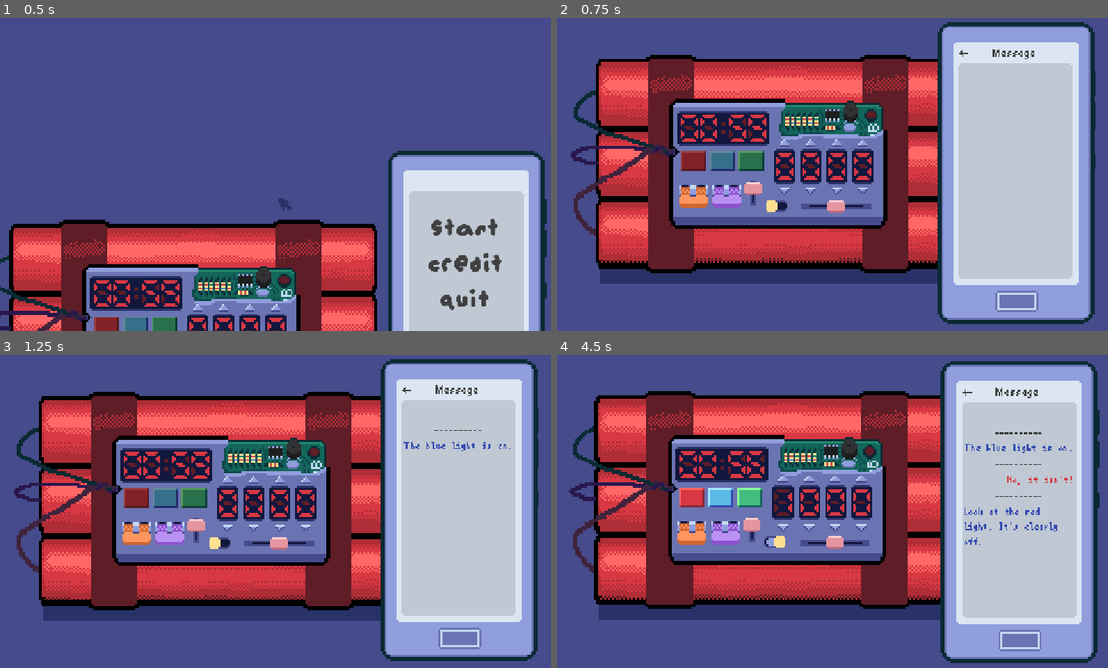
Above: before the commit, frames 1-4 (two rows, left to right).
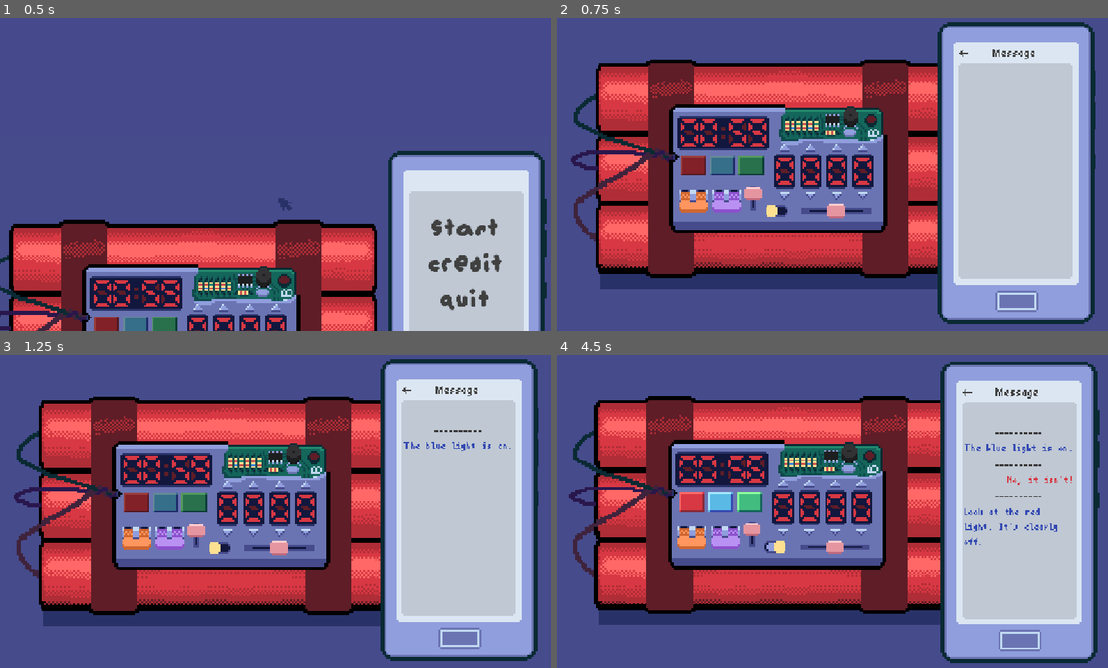
Above: after the commit, the same moments.

Repository: Mr-Excoem/brackeys-jam-2026-2
Game: Godot game, scene res://main.tscn
Two runs of this game, one before a commit and one after it. Both use one fixed random seed, a clock stepped at 60 frames per second and the inputs below.
Inputs (mouse positions are in pixels of both pictures, inside the frame that each line leads up to; where the layout moved, square brackets give the same spot in the first picture):
- Up to frame 1 (0.5 s): no input
- Up to frame 2 (0.75 s): click "START" at 0.5 s
- Up to frame 3 (1.25 s): no input
- Up to frame 4 (4.5 s): click (694, 502) [694, 498] at 1.25 s; click (749, 502) [749, 495] at 2 s; click (722, 502) [722, 498] at 2.75 s; click (777, 542) at 3.52 s; click (782, 480) at 4.27 s

Frame 1 is identical in both runs. In frame 2, 21% of the frame differs, in the area x 2-70%, y 11-87%; in frame 3, 21%; in frame 4, 22%, in the area x 2-97%, y 2-94%.

Commit message:
Added more sound effect

Diff:
--- a/brackeys-2026/bomb_scenes/bomb.tscn
+++ b/brackeys-2026/bomb_scenes/bomb.tscn
@@ -132,6 +132,7 @@
 stream = ExtResource("16_8kqfw")
 volume_db = 24.0
 attenuation = 5.291263
+bus = &"Reverb"
 
 [connection signal="state_changed" from="DigitalInput/NumberInput" to="DigitalInput" method="_on_number_state_changed"]
 [connection signal="state_changed" from="DigitalInput/NumberInput2" to="DigitalInput" method="_on_number_state_changed"]
--- a/brackeys-2026/bomb_scenes/color_button.gd
+++ b/brackeys-2026/bomb_scenes/color_button.gd
@@ -14,3 +14,4 @@
 		modulate = Color.WHITE.lightened(0.4)
 		on = true
 	state_changed.emit(on)
+	$AudioStreamPlayer.play()
--- a/brackeys-2026/bomb_scenes/color_button.tscn
+++ b/brackeys-2026/bomb_scenes/color_button.tscn
@@ -3,6 +3,7 @@
 [ext_resource type="Texture2D" uid="uid://dio7ba5ilwctm" path="res://assets/button_red.png" id="1_vbtyy"]
 [ext_resource type="Texture2D" uid="uid://caxwk1he0hhie" path="res://assets/button_red_pressed.png" id="2_w3wdi"]
 [ext_resource type="Script" uid="uid://dgugd605volh5" path="res://bomb_scenes/color_button.gd" id="3_w3wdi"]
+[ext_resource type="AudioStream" uid="uid://dt22megweidwu" path="res://assets/button_toggle.ogg" id="4_t67fo"]
 
 [node name="ColorButton" type="TextureButton" unique_id=1803010091]
 modulate = Color(0.7977378, 0.7977378, 0.7977378, 1)
@@ -14,4 +15,9 @@
 texture_pressed = ExtResource("2_w3wdi")
 script = ExtResource("3_w3wdi")
 
+[node name="AudioStreamPlayer" type="AudioStreamPlayer" parent="." unique_id=592975380]
+stream = ExtResource("4_t67fo")
+volume_db = -10.0
+bus = &"Reverb"
+
 [connection signal="pressed" from="." to="." method="_on_pressed"]
--- a/brackeys-2026/bomb_scenes/number_input.tscn
+++ b/brackeys-2026/bomb_scenes/number_input.tscn
@@ -40,6 +40,7 @@
 [node name="AudioStreamPlayer" type="AudioStreamPlayer" parent="." unique_id=1066148353]
 stream = ExtResource("8_ayyi7")
 volume_db = -15.0
+bus = &"Reverb"
 
 [connection signal="pressed" from="IncreaceButton" to="." method="_on_increace_button_pressed"]
 [connection signal="pressed" from="DecreaseButton" to="." method="_on_decrease_button_pressed"]
--- a/brackeys-2026/bomb_scenes/switcher.gd
+++ b/brackeys-2026/bomb_scenes/switcher.gd
@@ -11,6 +11,7 @@
 		$AnimationPlayer.play("toggle_on")
 	else:
 		$AnimationPlayer.play_backwards("toggle_on")
+	$AudioStreamPlayer.play()
 
 func disable():
 	$Button.disabled = true
--- a/brackeys-2026/bomb_scenes/switcher.tscn
+++ b/brackeys-2026/bomb_scenes/switcher.tscn
@@ -3,6 +3,7 @@
 [ext_resource type="Script" uid="uid://51epjd7hbn5y" path="res://bomb_scenes/switcher.gd" id="1_kk56m"]
 [ext_resource type="Texture2D" uid="uid://b1niv6lhtrg1" path="res://assets/switcher_base.png" id="1_ma4n1"]
 [ext_resource type="Texture2D" uid="uid://5yb1adwmr7r3" path="res://assets/switcher.png" id="2_kk56m"]
+[ext_resource type="AudioStream" uid="uid://l2jpkw8s4d5b" path="res://assets/switch_toggle.ogg" id="4_w3t1k"]
 
 [sub_resource type="Animation" id="Animation_kk56m"]
 length = 0.001
@@ -76,4 +77,9 @@
 [node name="AnimationPlayer" type="AnimationPlayer" parent="." unique_id=735394145]
 libraries/ = SubResource("AnimationLibrary_kk56m")
 
+[node name="AudioStreamPlayer" type="AudioStreamPlayer" parent="." unique_id=12974550]
+stream = ExtResource("4_w3t1k")
+volume_db = -5.0
+bus = &"Reverb"
+
 [connection signal="toggled" from="Button" to="." method="_on_button_toggled"]
--- a/brackeys-2026/default_bus_layout.tres
+++ b/brackeys-2026/default_bus_layout.tres
@@ -1,10 +1,8 @@
 [gd_resource type="AudioBusLayout" format=3 uid="uid://bpe1hafdtb0nd"]
-
-[sub_resource type="GDScript" id="GDScript_j3pel"]
 
 [sub_resource type="AudioEffectReverb" id="AudioEffectReverb_j3pel"]
 resource_name = "Reverb"
-script = SubResource("GDScript_j3pel")
+wet = 0.0
 
 [resource]
 bus/1/name = &"Reverb"
--- a/brackeys-2026/main.gd
+++ b/brackeys-2026/main.gd
@@ -4,8 +4,7 @@
 var correct_red = false
 var correct_blue = true
 var correct_green = false
-var bomb_defused = false
-var time_up = false
+var time_up := false
 
 func _ready():
 	$AnimationPlayer.play("titlescreen_init")
@@ -92,13 +91,13 @@
 	check_solution()
 
 func _process(_delta):
-	if bomb_defused or time_up:
+	if BombTimer.is_bomb_solved or time_up:
 		return
 
 	if BombTimer.is_stopped() \
 	and not BombTimer.is_bomb_solved \
 	and not BombTimer.on_titlescreen:
-		time_up = false
+		time_up = true
 		print("TIME'S UP!")
 
 	#move the canva according to mouse movation
@@ -107,17 +106,23 @@
 
 
 func check_solution():
-	if bomb_defused:
+	if BombTimer.is_bomb_solved:
 		return
 
 	if bomb.red_button.on == correct_red \
 	and bomb.blue_button.on == correct_blue \
 	and bomb.green_button.on == correct_green:
-		bomb_defused = true
 		print("BOMB DEFUSED!")
+		BombTimer.is_bomb_solved = true
 		BombTimer.stop()
-		BombTimer.is_bomb_solved = true
 		bomb.disable()
 
 
+func _physics_process(_delta: float) -> void:
+	if BombTimer.is_bomb_solved:
+		AudioServer.get_bus_effect(1,0).wet = 0
+		return
+	if BombTimer.time_left <= BombTimer.WARNING_TIME:
+		AudioServer.get_bus_effect(1,0).wet = (BombTimer.WARNING_TIME-BombTimer.time_left)/BombTimer.WARNING_TIME
+
 #proper combination:  red off, blue on, green off
--- a/brackeys-2026/scripts/camera_layer.gd
+++ b/brackeys-2026/scripts/camera_layer.gd
@@ -13,6 +13,11 @@
 # Called every frame. 'delta' is the elapsed time since the previous frame.
 func _process(_delta: float) -> void:
 	if BombTimer.on_titlescreen or BombTimer.is_bomb_solved:
+		#reset everything
+		speed = 0
+		camera_offset = 0
+		direction = 0
+		screen.color.a = 0
 		return
 	# bomb shaking
 	camera.position.y += speed * direction
--- a/brackeys-2026/scripts/reverb.gd
+++ /dev/null
@@ -1,4 +0,0 @@
-extends AudioEffectReverb
-
-func _init():
-	print('a')
Not shown, added: brackeys-2026/assets/button_toggle.ogg.import
Not shown, added: brackeys-2026/assets/switch_toggle.ogg.import
Not shown, removed: brackeys-2026/scripts/reverb.gd.uid
Not shown, added: brackeys-2026/assets/button_toggle.ogg
Not shown, added: brackeys-2026/assets/switch_toggle.ogg
